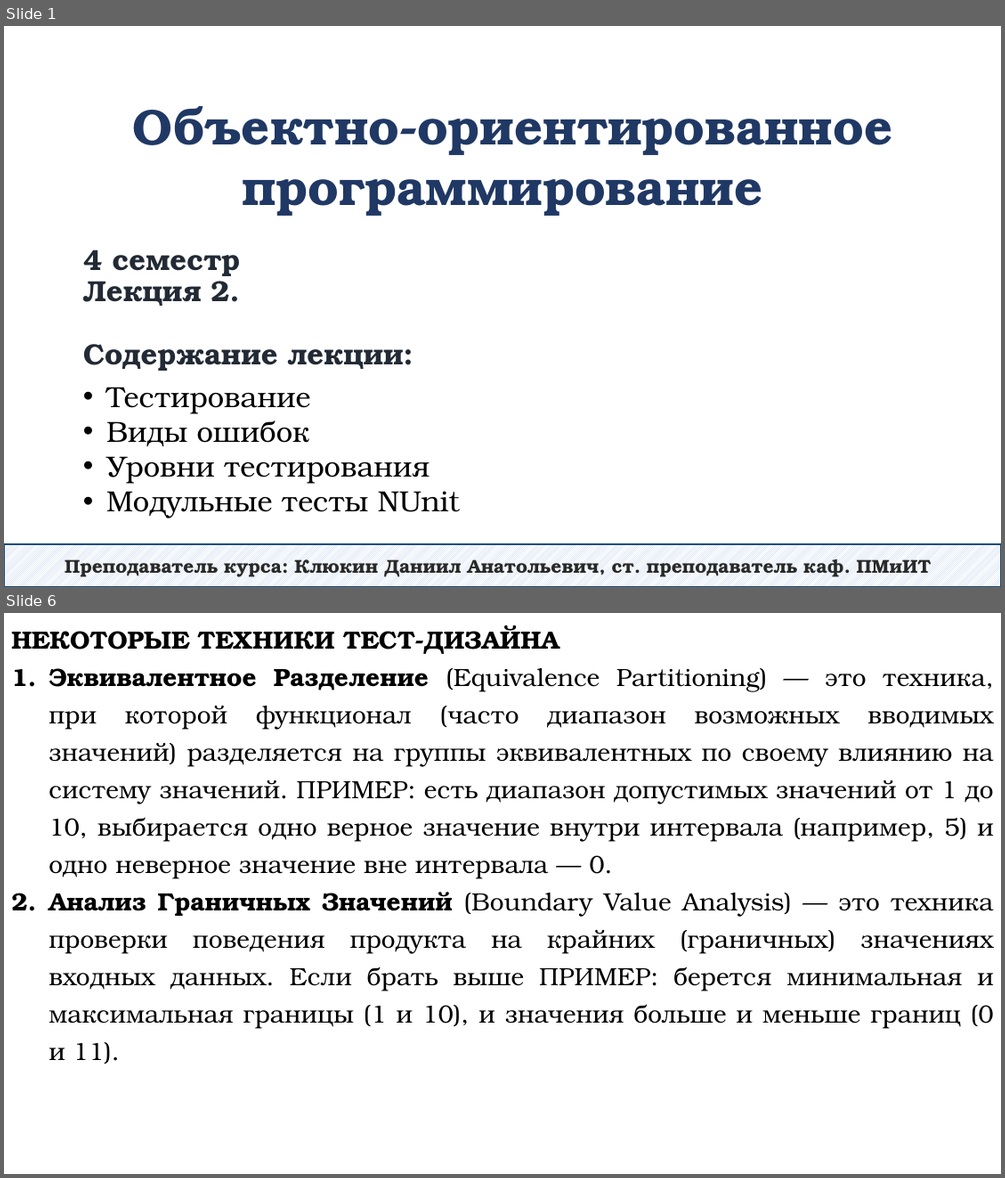
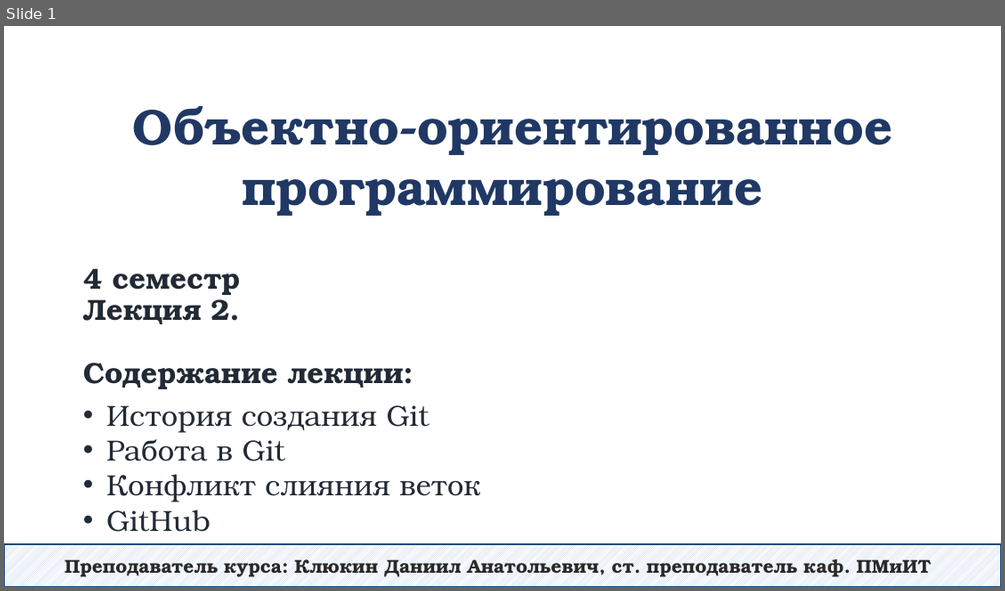
Before and after one commit to DaniilKlyukin/OOP-4, a slide deck: Лекции/ООП 1 лек 2.pptx. Shown one above the other, each under a label of ours: slides 1 and 6 before the commit, slide 1 after it; the slides between them are not shown. The pictures are 1005x1178 and 1005x591 pixels, drawn with LibreOffice and Linux fonts; fonts in the diff are those of the drawing. Boxes give left, top, right and bottom in pixels: in the first picture for what was removed or moved away, otherwise in the second. Text is boxed around its words. In the diff, an @@ line names an element or a change of style, - is before the commit and + after.

```diff
--- a/Лекции/ООП 1 лек 2.pptx
+++ b/Лекции/ООП 1 лек 2.pptx
@@ slide 6 removed at (x1=4, y1=613, x2=1001, y2=1174), background #FFFFFF @@
@@ text removed at (x1=11, y1=625, x2=994, y2=1063) @@
-НЕКОТОРЫЕ ТЕХНИКИ ТЕСТ-ДИЗАЙНА
-1. Эквивалентное Разделение (Equivalence Partitioning) — это техника, при которой функционал (часто диапазон возможных вводимых значений) разделяется на группы эквивалентных по своему влиянию на систему значений. ПРИМЕР: есть диапазон допустимых значений от 1 до 10, выбирается одно верное значение внутри интервала (например, 5) и одно неверное значение вне интервала — 0.
-2. Анализ Граничных Значений (Boundary Value Analysis) — это техника проверки поведения продукта на крайних (граничных) значениях входных данных. Если брать выше ПРИМЕР: берется минимальная и максимальная границы (1 и 10), и значения больше и меньше границ (0 и 11).
@@ slide 1 changed as well @@
@@ title "4 семестр Лекция 2. Содержание ..." moved from (x1=83, y1=249, x2=404, y2=370) to (x1=83, y1=268, x2=404, y2=389) @@
@@ text at (x1=106, y1=405, x2=480, y2=532): text changed; text colour #000000 to #222A35 @@
-• Тестирование
-• Виды ошибок
-• Уровни тестирования
-• Модульные тесты NUnit
+• История создания Git
+• Работа в Git
+• Конфликт слияния веток
+• GitHub
```
Also in this commit, not shown: 53 slides added, 25 other slides removed, 4 other files.
